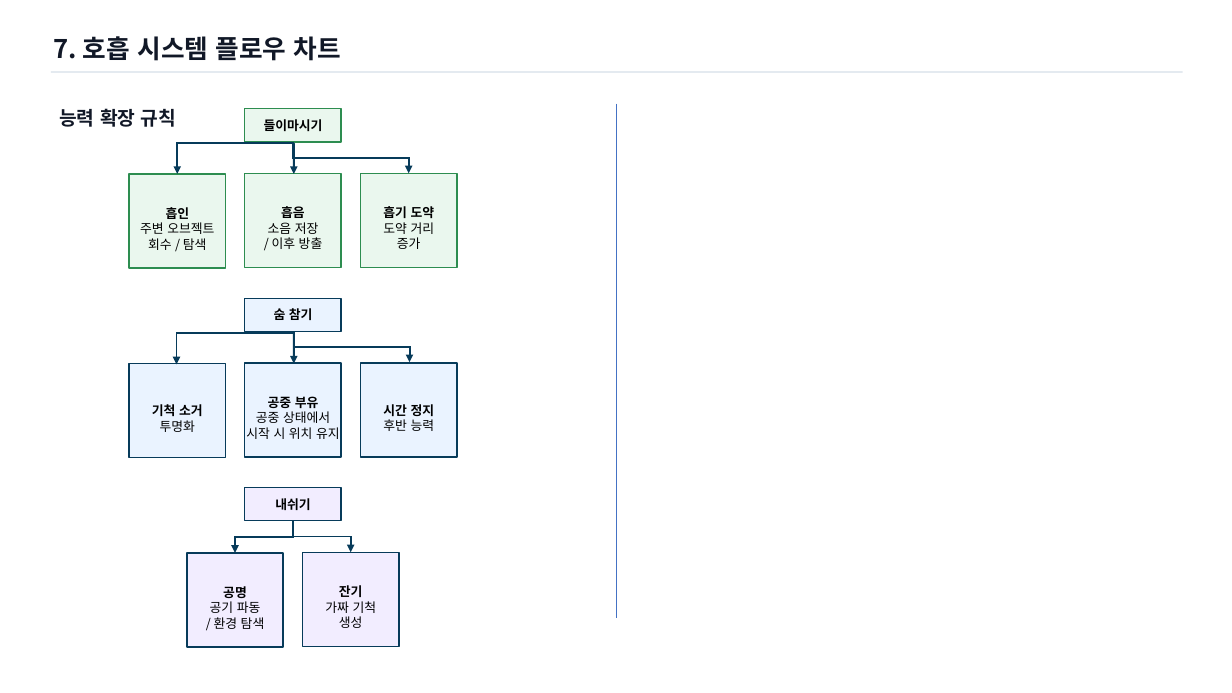
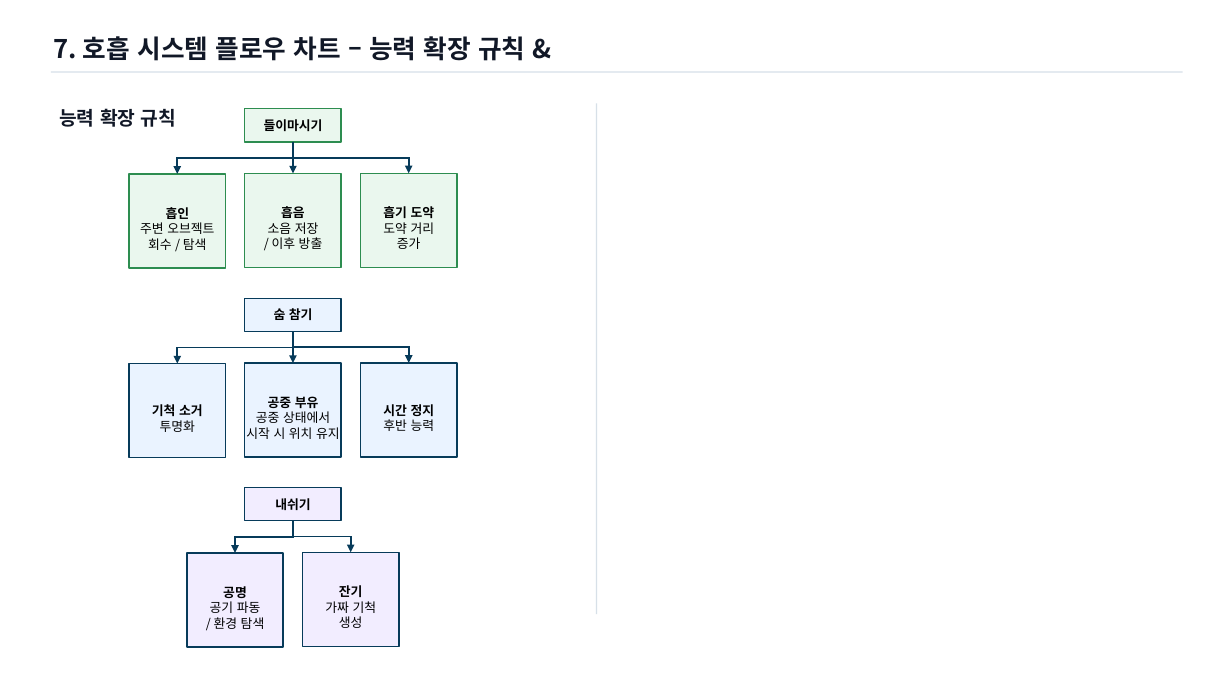
Before and after one commit to ysooj/Gihoek_8, a slide deck: slide 31 of [작업 중] 호흡 시스템 기획문서.pptx (slide 29 before the commit). Drawn at 1232x693 pixels with LibreOffice and Linux fonts; fonts in the diff are those of the drawing. Boxes give left, top, right and bottom in pixels: in the first picture for what was removed or moved away, otherwise in the second. Text is boxed around its words. In the diff, an @@ line names an element or a change of style, - is before the commit and + after.

```diff
--- a/[작업 중] 호흡 시스템 기획문서.pptx
+++ b/[작업 중] 호흡 시스템 기획문서.pptx
@@ text at <box>54,36,525,61</box>: text changed @@
-7. 호흡 시스템 플로우 차트
+7. 호흡 시스템 플로우 차트 – 능력 확장 규칙 &
@@ line moved from (616, 104) - (616, 617) to (597, 104) - (597, 615) @@
@@ line (597, 104) - (597, 615): stroke #4472C4 0.5 pt to #D7E0E8 1 pt @@
@@ elbow arrow (293, 142) - (177, 174): route changed @@
@@ elbow arrow (293, 142) - (409, 174): route changed @@
@@ elbow arrow (293, 332) - (177, 363): route changed @@
@@ elbow arrow (293, 332) - (409, 363): route changed @@
```
Also in this commit, not shown: 3 other slides changed, 3 slides added, 17 other files.
